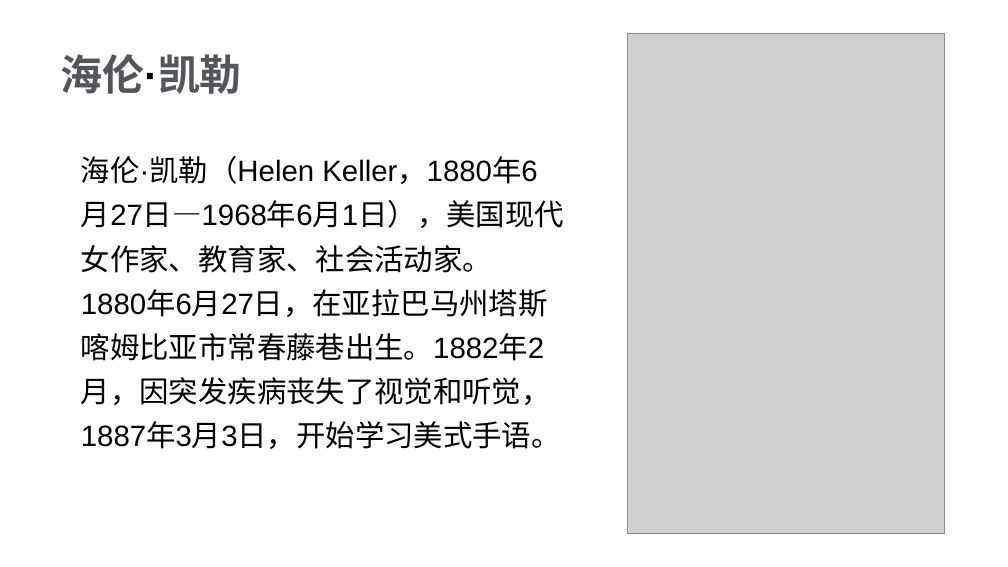
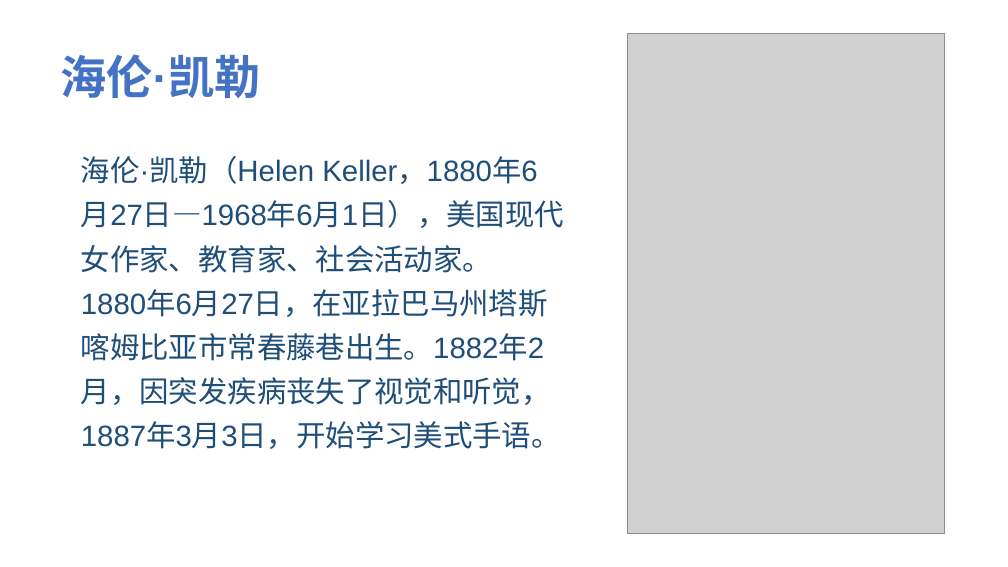
Before and after one commit to jeefies/ppt, a slide deck: slide 3 of 坚持.pptx. Drawn at 1008x567 pixels with LibreOffice and Linux fonts; fonts in the diff are those of the drawing; grey boxes stand for pictures. Boxes give left, top, right and bottom in pixels: in the first picture for what was removed or moved away, otherwise in the second. Text is boxed around its words. In the diff, an @@ line names an element or a change of style, - is before the commit and + after.

```diff
--- a/坚持.pptx
+++ b/坚持.pptx
@@ text "海伦·凯勒" at bbox=[60, 54, 260, 98]: size 40 to 44 pt; text colour gradient #53575C to #6E7379 to gradient #203864 to #4472C4 to #8FAADC, text colour #000000 to gradient #203864 to #4472C4 to #8FAADC in "海伦·凯勒" @@
@@ text "海伦·凯勒（Helen Keller，1880年6月27日—1968年6月1日），美国现代女作家、教育家、社会活动家。" at bbox=[81, 156, 564, 449]: text colour #000000 to #1F4E79 @@
```
Also in this commit, not shown: 7 other slides changed, 1 slide added, 2 slides removed.
